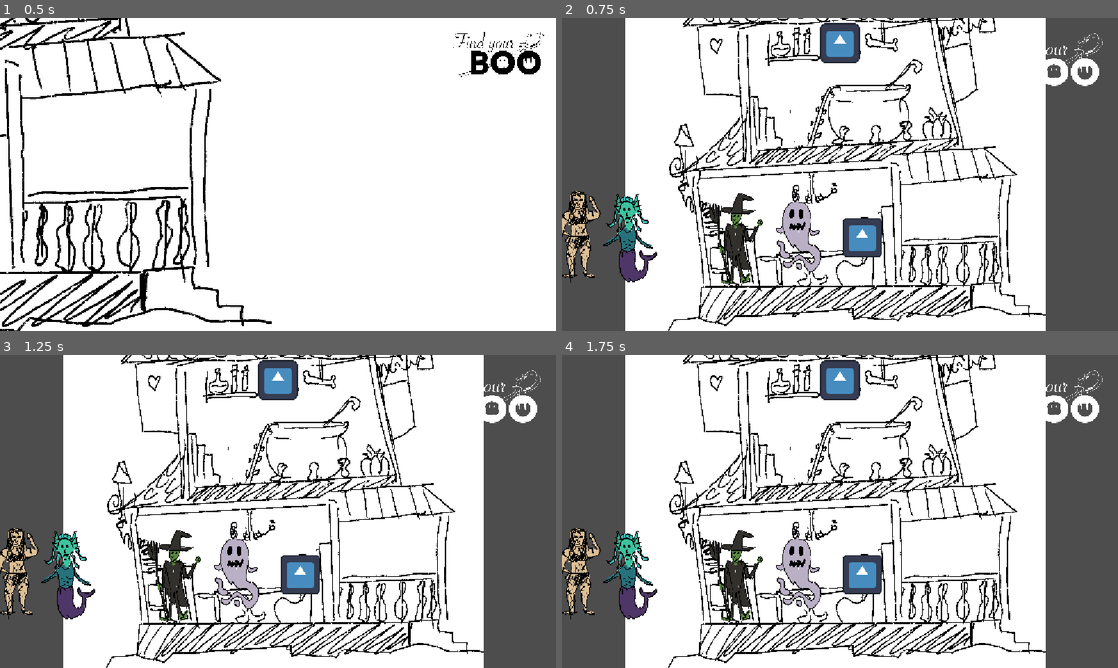
Above: before the commit, frames 1-4 (two rows, left to right).
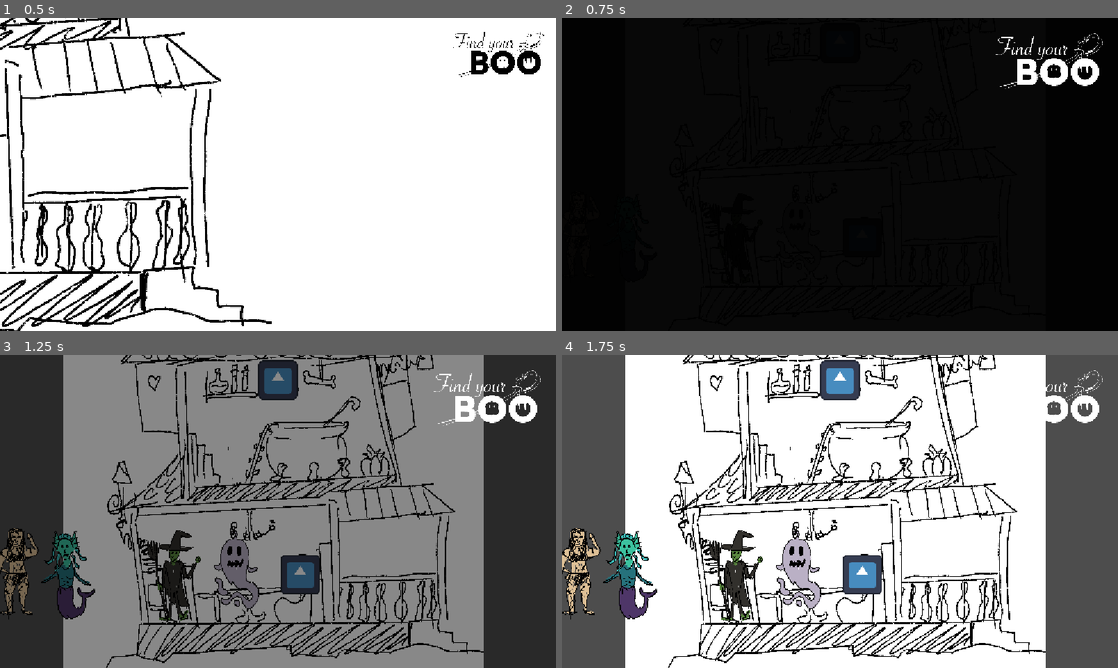
Above: after the commit, the same moments.

Repository: jakobbbb/find-your-boo
Game: Godot game, scene res://welcome.tscn
The game is run twice, just before and just after one commit, with the same random seed, the same clock (stepped at 60 frames per second) and the same inputs. The engine's default icon, where the game draws it, is replaced by a stand-in: a white triangle on a blue panel in a dark square.
Inputs (mouse positions are in pixels of both pictures, inside the frame that each line leads up to):
- Up to frame 1 (0.5 s): no input
- Up to frame 2 (0.75 s): tap Enter (ui_accept) at 0.5 s; move the mouse to (701, 171) at 0.52 s; tap Space at 0.6 s; click (701, 171) at 0.67 s
- Up to frame 3 (1.25 s): tap Enter (ui_accept) at 0.77 s
- Up to frame 4 (1.75 s): move the mouse to (634, 580) at 1.27 s; hold S from 1.28 s (still down); tap Space at 1.35 s; click (634, 580) at 1.42 s; tap Enter (ui_accept) at 1.52 s

Frame 1 is identical in both runs. In frame 2, 91% of the frame differs, in the area x 0-100%, y 0-100%; in frame 3, 90%; in frame 4, nothing differs.

Commit message:
day/night fade

Diff:
--- a/scripts/ui.gd
+++ b/scripts/ui.gd
@@ -1,14 +1,20 @@
 extends Control
 
-@onready var night = $Night
+@onready var night = $Night/AnimationPlayer
 
 
 func _ready() -> void:
 	GameManager.set_night.connect(_on_set_night)
 	GameManager.set_day.connect(_on_set_day)
+	set_night_day(false)
 
 func set_night_day(is_night: bool) -> void:
-	night.color.a = 1 if is_night else 0
+	# night.color.a = 1 if is_night else 0
+	# night.play("fade_night")
+	if is_night:
+		night.play("fade_night")
+	else:
+		night.play_backwards("fade_night")
 
 
 func _on_set_day() -> void:
--- a/ui.tscn
+++ b/ui.tscn
@@ -2,6 +2,42 @@
 
 [ext_resource type="Texture2D" uid="uid://hlgx3u53yqi1" path="res://assets/logo.png" id="1_fyqef"]
 [ext_resource type="Script" uid="uid://divtqwfnuffte" path="res://scripts/ui.gd" id="1_m6e0p"]
+
+[sub_resource type="Animation" id="Animation_m6e0p"]
+length = 0.001
+tracks/0/type = "value"
+tracks/0/imported = false
+tracks/0/enabled = true
+tracks/0/path = NodePath(".:color:a")
+tracks/0/interp = 1
+tracks/0/loop_wrap = true
+tracks/0/keys = {
+"times": PackedFloat32Array(0),
+"transitions": PackedFloat32Array(1),
+"update": 1,
+"values": [1.0]
+}
+
+[sub_resource type="Animation" id="Animation_27fn8"]
+resource_name = "fade_night"
+tracks/0/type = "value"
+tracks/0/imported = false
+tracks/0/enabled = true
+tracks/0/path = NodePath(".:color:a")
+tracks/0/interp = 1
+tracks/0/loop_wrap = true
+tracks/0/keys = {
+"times": PackedFloat32Array(0, 1),
+"transitions": PackedFloat32Array(1, 1),
+"update": 0,
+"values": [0.0, 1.0]
+}
+
+[sub_resource type="AnimationLibrary" id="AnimationLibrary_nltto"]
+_data = {
+&"RESET": SubResource("Animation_m6e0p"),
+&"fade_night": SubResource("Animation_27fn8")
+}
 
 [node name="UI" type="Control" unique_id=137605733]
 layout_mode = 3
@@ -22,7 +58,11 @@
 grow_horizontal = 2
 grow_vertical = 2
 mouse_filter = 1
-color = Color(0, 0, 0, 0)
+color = Color(0, 0, 0, 1)
+
+[node name="AnimationPlayer" type="AnimationPlayer" parent="Night" unique_id=163850681]
+libraries/ = SubResource("AnimationLibrary_nltto")
+playback_auto_capture = false
 
 [node name="TextureRect" type="TextureRect" parent="." unique_id=1832131237]
 layout_mode = 1
